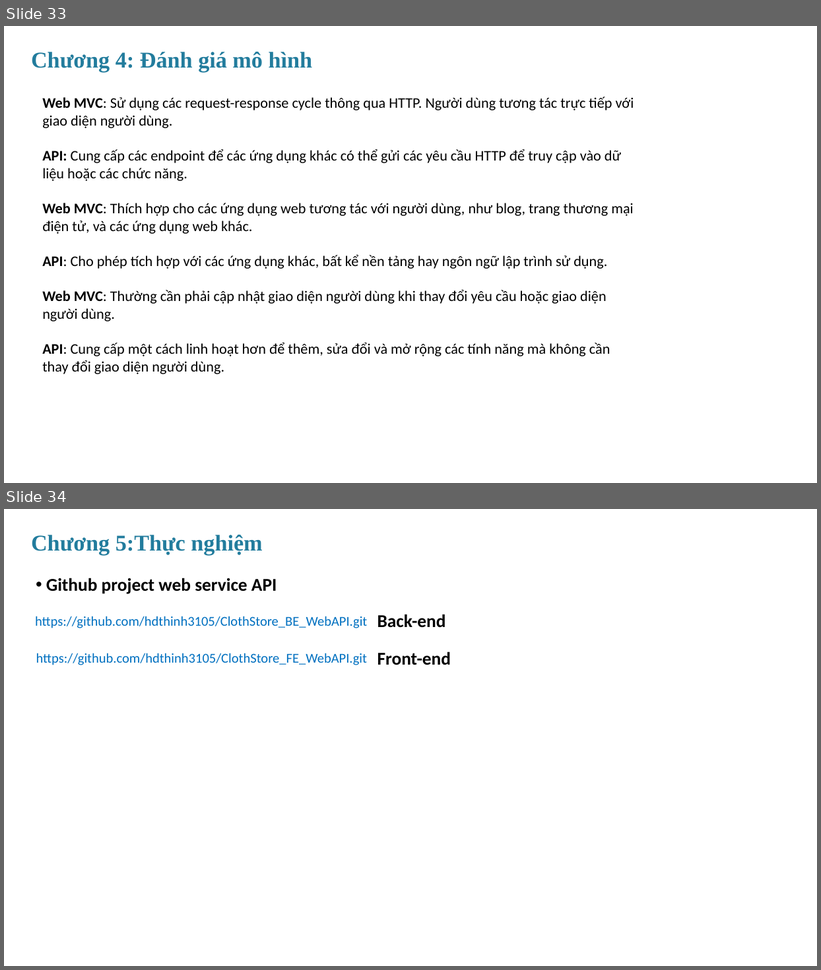
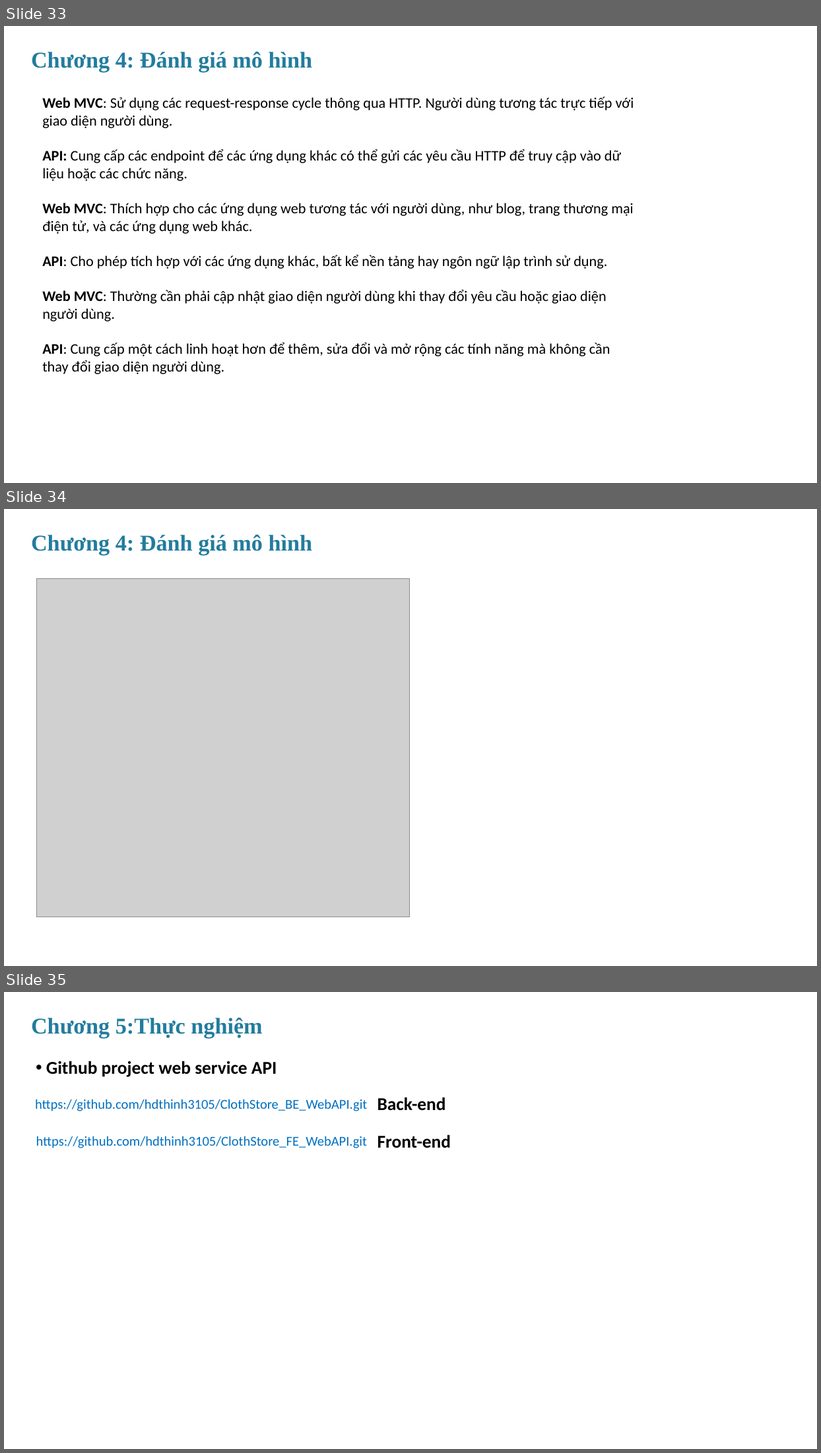
Before and after one commit to hdthinh3105/ClothStore_BE_MVC, a slide deck: document report/MVC_RestfulAPI.pptx. Shown one above the other, each under a label of ours: slides 33 and 34 before the commit, slides 33, 34 and 35 after it. The pictures are 821x970 and 821x1453 pixels, drawn with LibreOffice and Linux fonts; fonts in the diff are those of the drawing; grey boxes stand for pictures. Boxes give left, top, right and bottom in pixels: in the first picture for what was removed or moved away, otherwise in the second. Text is boxed around its words. In the diff, an @@ line names an element or a change of style, - is before the commit and + after.

```diff
--- a/document report/MVC_RestfulAPI.pptx
+++ b/document report/MVC_RestfulAPI.pptx
@@ slide 34 added at (x1=4, y1=509, x2=817, y2=966), background #FFFFFF @@
@@ text added at (x1=31, y1=535, x2=313, y2=555), 40 pt, text #227C9D, bold @@
+Chương 4: Đánh giá mô hình
@@ picture added at (x1=36, y1=578, x2=409, y2=917) @@
@@ what was slide 34 is now slide 35 @@
```
Also in this commit, not shown: 1 other slide added, 1 slide removed.
